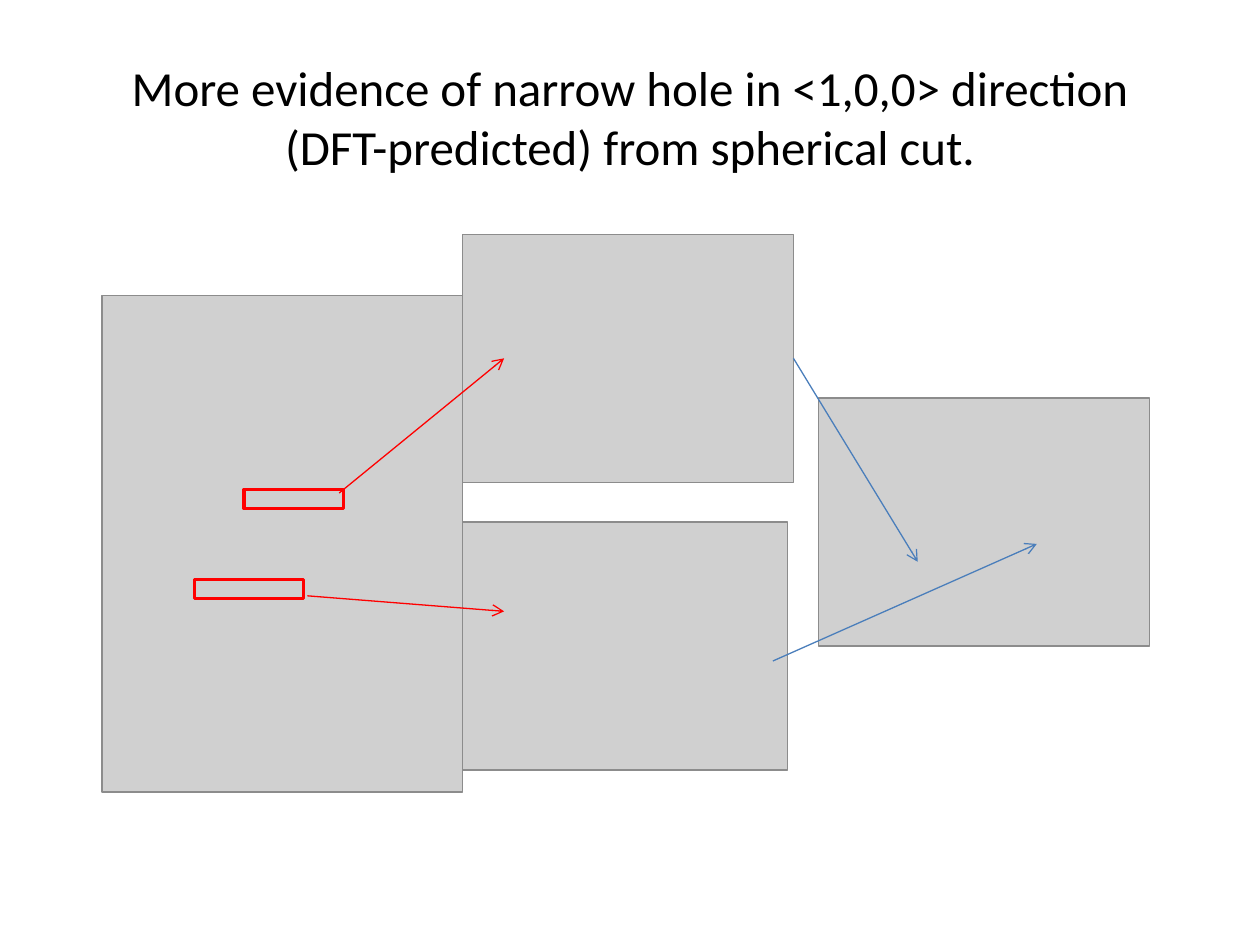
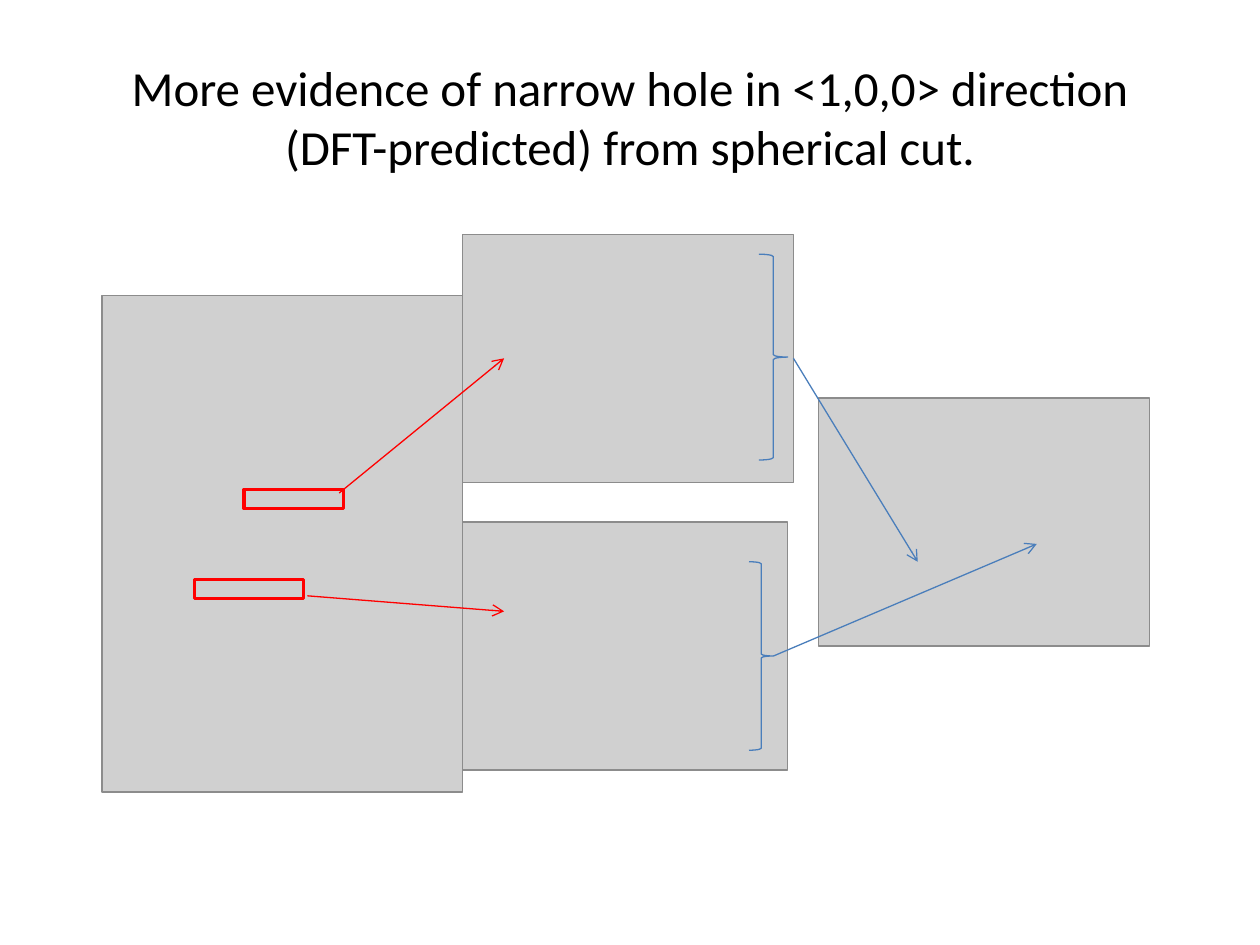
Before and after one commit to abuts/Fe, a slide deck: slide 7 of SpinWaveExcitationsInFe.pptx. Drawn at 1260x945 pixels with LibreOffice and Linux fonts; fonts in the diff are those of the drawing; grey boxes stand for pictures. Boxes give left, top, right and bottom in pixels: in the first picture for what was removed or moved away, otherwise in the second. Text is boxed around its words. In the diff, an @@ line names an element or a change of style, - is before the commit and + after.

```diff
--- a/SpinWaveExcitationsInFe.pptx
+++ b/SpinWaveExcitationsInFe.pptx
@@ right brace added at (x1=759, y1=255, x2=788, y2=460), outline #4B7EBC 0.75 pt @@
@@ right brace added at (x1=748, y1=562, x2=772, y2=751), outline #4B7EBC 0.75 pt @@
@@ arrow moved from (772, 662) - (1037, 544) to (774, 656) - (1037, 544) @@
```
Also in this commit, not shown: 1 other file.
